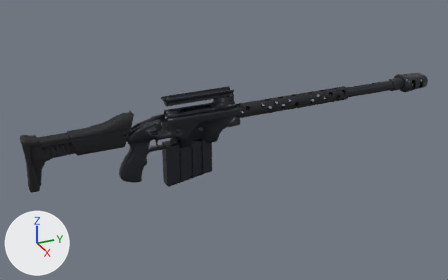
The glTF model skyfall/public/assets/weapons/fk-scout.glb as it was, and as the next commit left it.
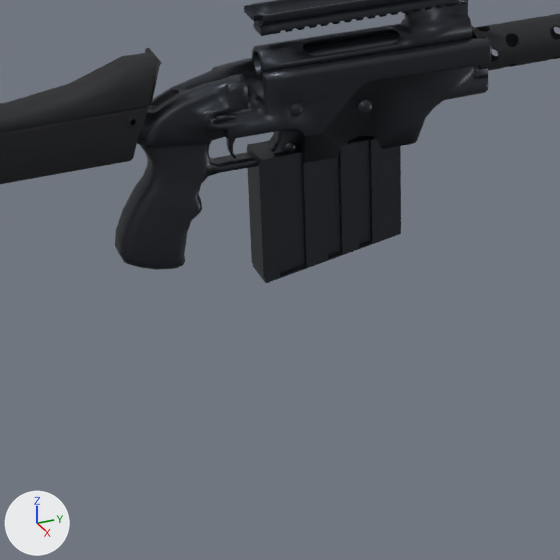
Old and new are each drawn whole from a 50 mm lens placed at (6.13, -5.02, 7.08), pointed at (-8.8, 1.7, -0.39) and again close up on the part from 18% to 59% of the width and 34% to 99% of the height. Lighting does not change. The marker at lower left points along +X, +Y and +Z. The last two pictures show the newer version. Where no turn or scale is listed for an object, it has been applied to the vertices.

The older version as bpy lines, for what is in view:
```python
me_mesh_0 = bpy.data.meshes.new('Mesh_0')
me_mesh_0.from_pydata(...)  # 1426 vertices, 2712 faces; spans x -0.25..0.25, y -1.75..1.75, z -1.06..1.06
me_mesh_0.materials.append(mat_gun_m)  # dark grey #3a3e45
me_mesh_1 = bpy.data.meshes.new('Mesh_1')
me_mesh_1.from_pydata(...)  # 80 vertices, 156 faces; spans x -0.176..0.176, y -0.679..0.679, z -0.616..0.616
me_mesh_1.materials.append(mat_gun_m)  # dark grey #3a3e45
me_mesh_3 = bpy.data.meshes.new('Mesh_3')
me_mesh_3.from_pydata(...)  # 5392 vertices, 11008 faces; spans x -0.21..0.21, y -1.83..1.83, z -0.21..0.21
me_mesh_3.materials.append(mat_gun_p)  # black #1d1f23
ob_object_116 = bpy.data.objects.new('Object_116', me_mesh_3)
ob_object_116.location = (-8.53, 3.74, 0.57)
ob_object_30 = bpy.data.objects.new('Object_30', me_mesh_0)
ob_object_30.location = (-8.53, 0.26, 0.06)
ob_object_88 = bpy.data.objects.new('Object_88', me_mesh_1)
ob_object_88.location = (-8.53, 0.46, -0.66)
# also in view: 'Object_250' at (-8.53, 0.81, 1.18); 'Object_102' at (-8.53, -2.45, 0.19)
```
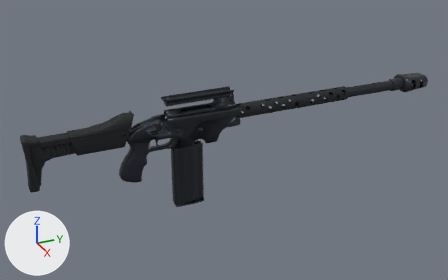
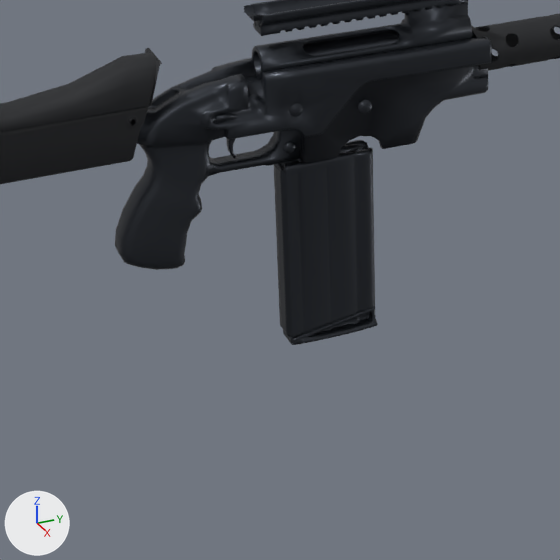
The newer file is also turned or shifted as a whole; pictures and numbers use the older file's frame.

Changed parts and their boxes [x1, y1, x2, y2] in the close-ups (560 x 560 px):
'Object_10', added
    after: [274, 140, 378, 345]
'Object_88', deleted
    before: [247, 136, 401, 283]

The change, as a diff of the scene's bpy script:
```diff
--- a/skyfall/public/assets/weapons/fk-scout.glb.py
+++ b/skyfall/public/assets/weapons/fk-scout.glb.py
@@ me_mesh_1_1 @@
+me_mesh_1_1.from_pydata(...)  # 1865 vertices, 3664 faces; spans x -0.15..0.15, y -0.45..0.45, z -0.95..0.95
+me_mesh_1_1.materials.append(mat_gun_m)  # dark grey #3a3e45
@@ ob_object_88 @@
-ob_object_88 = bpy.data.objects.new('Object_88', me_mesh_1)
-ob_object_88.location = (-8.53, 0.46, -0.66)
@@ ob_object_10 @@
+ob_object_10 = bpy.data.objects.new('Object_10', me_mesh_1_1)
+ob_object_10.location = (-8.53, 0.46, -1.07)
```
